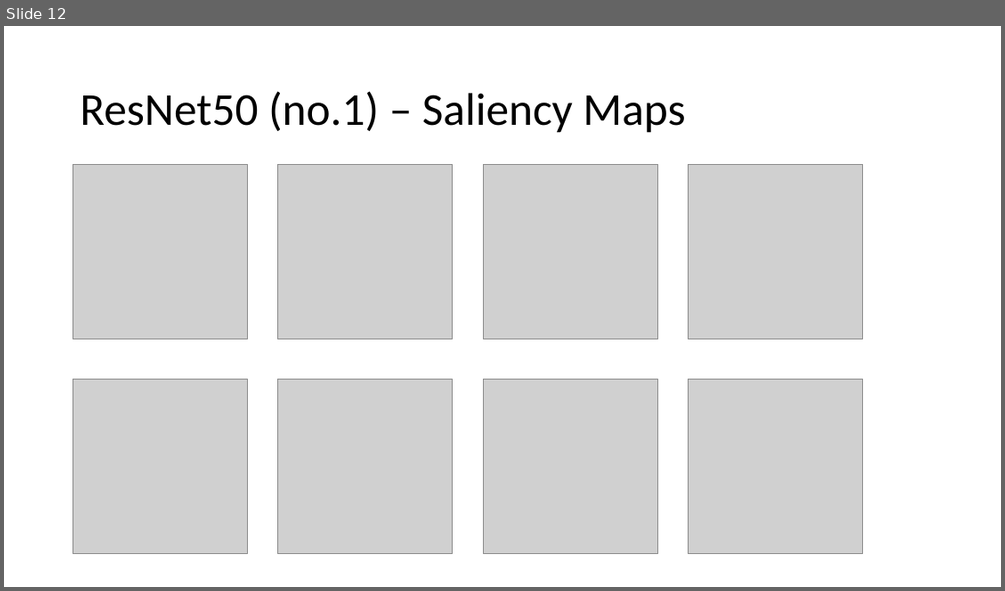
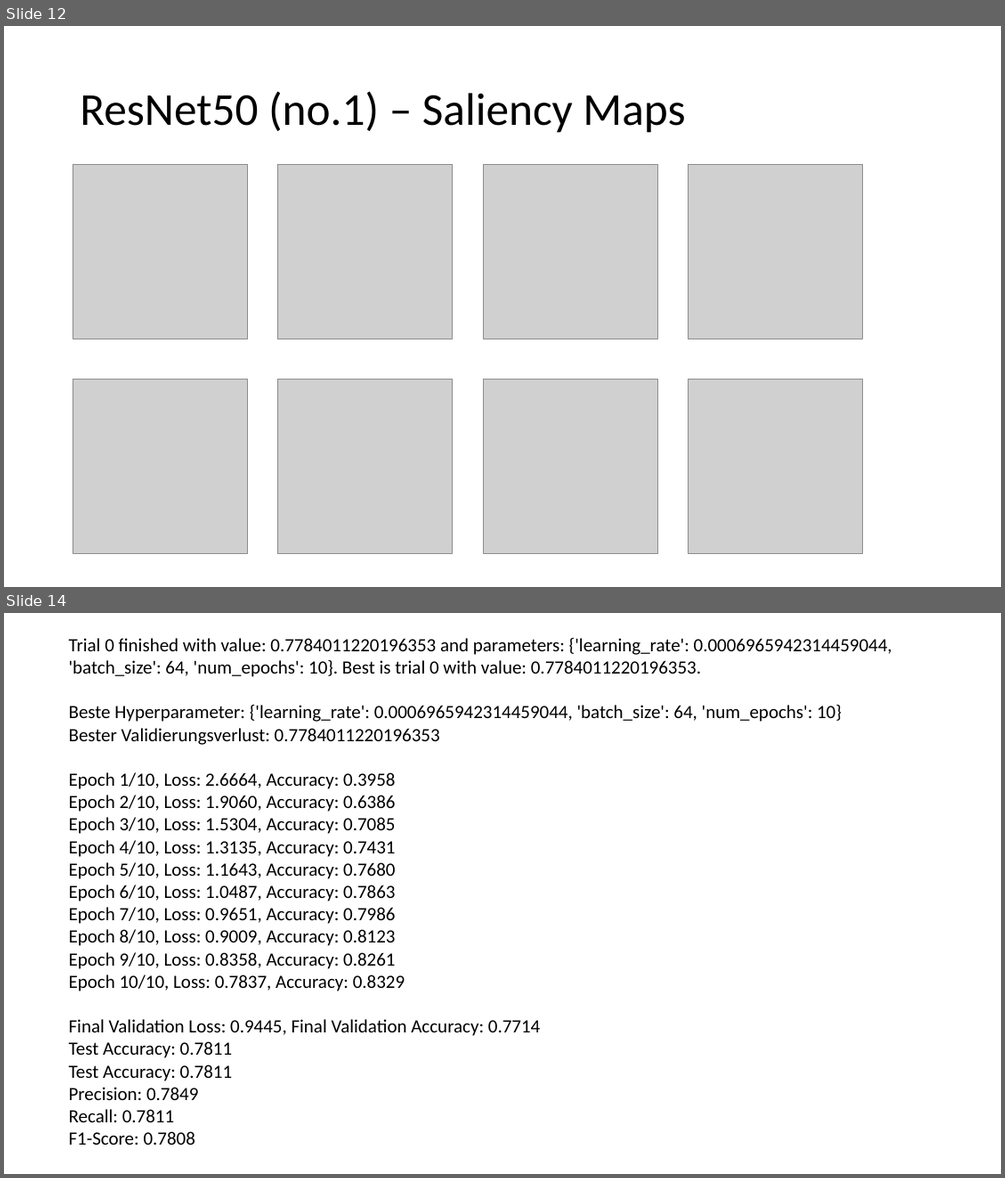
Before and after one commit to ChiaraPerocco/ADL-Project, a slide deck: Präsentation1.pptx. Shown one above the other, each under a label of ours: slide 12 before the commit, slides 12 and 14 after it; the slides between them are not shown. The pictures are 1005x591 and 1005x1178 pixels, drawn with LibreOffice and Linux fonts; fonts in the diff are those of the drawing; grey boxes stand for pictures. Boxes give left, top, right and bottom in pixels: in the first picture for what was removed or moved away, otherwise in the second. Text is boxed around its words. In the diff, an @@ line names an element or a change of style, - is before the commit and + after.

Commit message:
Add files via upload
added new slides

```diff
--- a/Präsentation1.pptx
+++ b/Präsentation1.pptx
@@ slide 14 added at (x1=4, y1=613, x2=1001, y2=1174), background #FFFFFF @@
@@ text added at (x1=69, y1=638, x2=892, y2=1144), 18 pt, text #000000 @@
+Trial 0 finished with value: 0.7784011220196353 and parameters: {'learning_rate': 0.0006965942314459044, 'batch_size': 64, 'num_epochs': 10}. Best is trial 0 with value: 0.7784011220196353.
+Beste Hyperparameter: {'learning_rate': 0.0006965942314459044, 'batch_size': 64, 'num_epochs': 10}
+Bester Validierungsverlust: 0.7784011220196353
+Epoch 1/10, Loss: 2.6664, Accuracy: 0.3958
+Epoch 2/10, Loss: 1.9060, Accuracy: 0.6386
+Epoch 3/10, Loss: 1.5304, Accuracy: 0.7085
+Epoch 4/10, Loss: 1.3135, Accuracy: 0.7431
+Epoch 5/10, Loss: 1.1643, Accuracy: 0.7680
+Epoch 6/10, Loss: 1.0487, Accuracy: 0.7863
+Epoch 7/10, Loss: 0.9651, Accuracy: 0.7986
+Epoch 8/10, Loss: 0.9009, Accuracy: 0.8123
+Epoch 9/10, Loss: 0.8358, Accuracy: 0.8261
+Epoch 10/10, Loss: 0.7837, Accuracy: 0.8329
+Final Validation Loss: 0.9445, Final Validation Accuracy: 0.7714
+Test Accuracy: 0.7811
+Test Accuracy: 0.7811
+Precision: 0.7849
+Recall: 0.7811
+F1-Score: 0.7808
```
Also in this commit, not shown: 8 other slides added.
